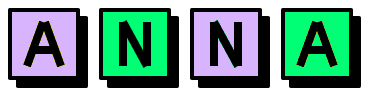
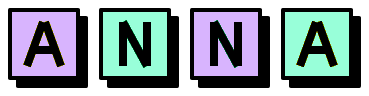
The second 369px x 96px image is a revision of the first. Changes to its layers:
painted on "Background copy" over [285, 12, 349, 76]
painted on "Letter N" over [103, 12, 167, 76]
